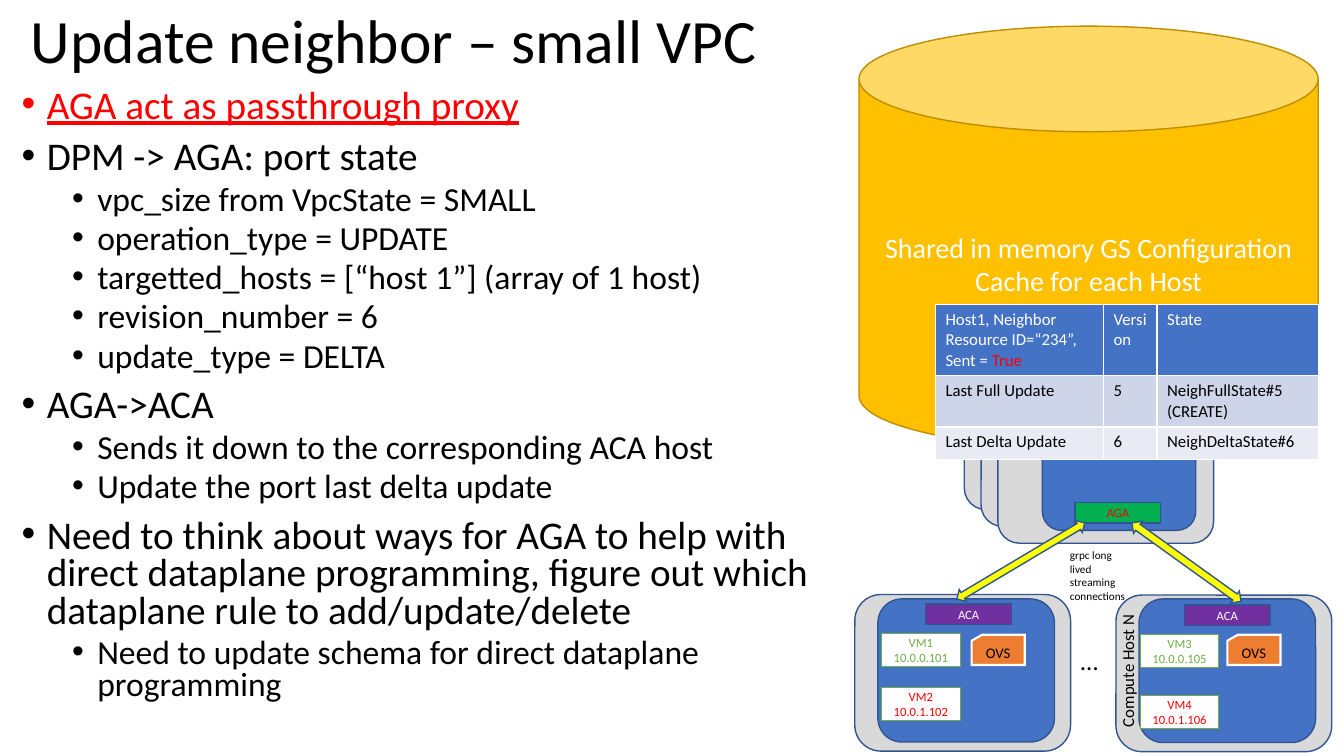
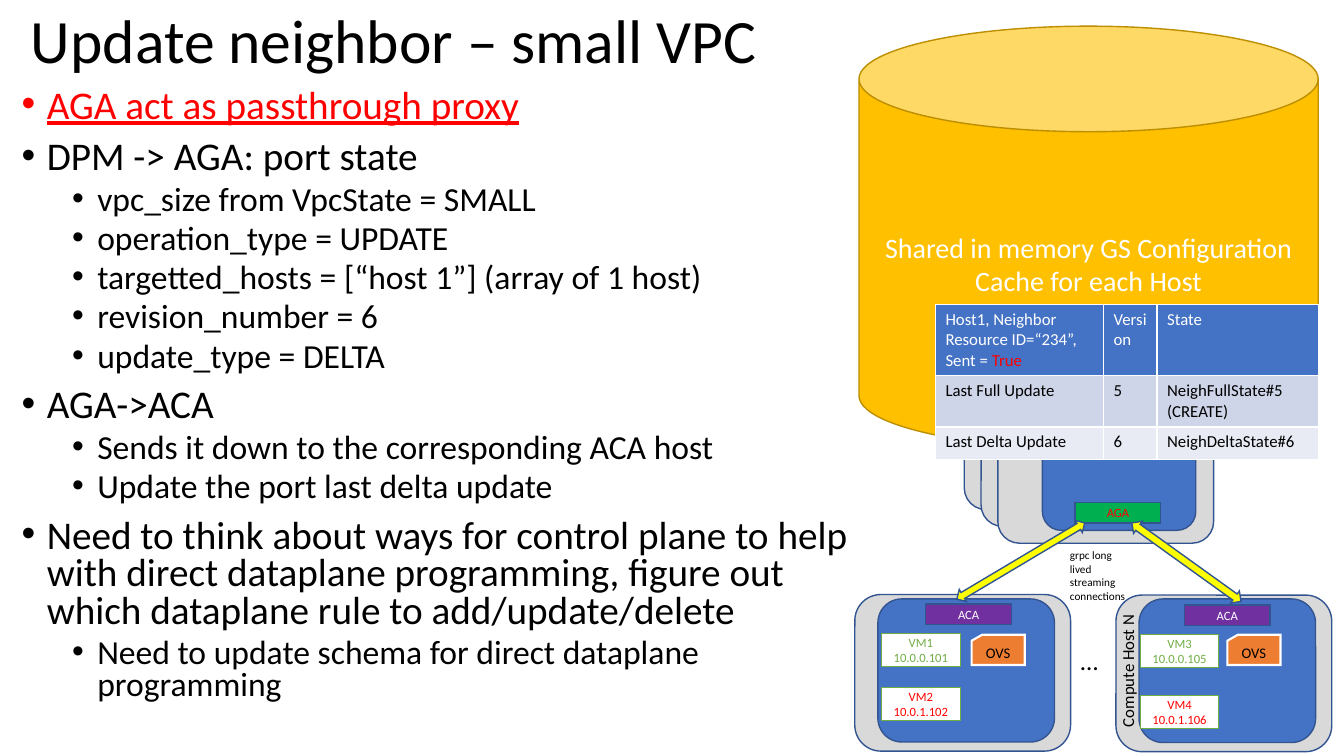
Before and after one commit to futurewei-cloud/alcor, a slide deck: slide 9 of docs/modules/ROOT/pages/alcor_agents/AGA_design.pptx. Drawn at 1344x756 pixels with LibreOffice and Linux fonts; fonts in the diff are those of the drawing. Boxes give left, top, right and bottom in pixels: in the first picture for what was removed or moved away, otherwise in the second. Text is boxed around its words. In the diff, an @@ line names an element or a change of style, - is before the commit and + after.

```diff
--- a/docs/modules/ROOT/pages/alcor_agents/AGA_design.pptx
+++ b/docs/modules/ROOT/pages/alcor_agents/AGA_design.pptx
@@ text at [47, 521, 848, 631]: text changed @@
-• Need to think about ways for AGA to help with direct dataplane programming, figure out which dataplane rule to add/update/delete
+• Need to think about ways for control plane to help with direct dataplane programming, figure out which dataplane rule to add/update/delete
```
Also in this commit, not shown: 3 other slides changed, 1 other file.
